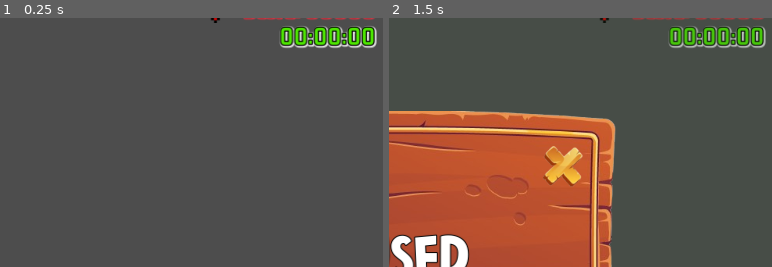
Above: before the commit, frames 1-2 (left to right).
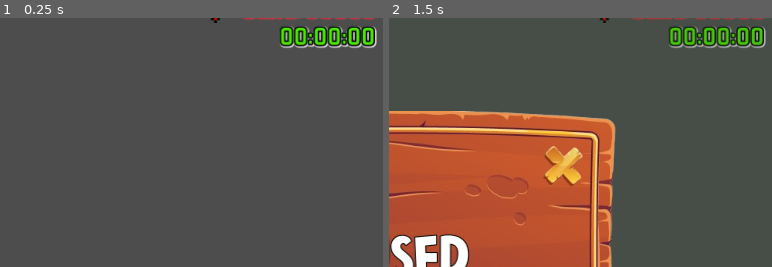
Above: after the commit, the same moments.

Repository: duynguyen-workspace/cosc2634-asm3-team6
Game: Godot game, scene res://models/level_ui/level_ui.tscn
Two runs of this game, one before a commit and one after it. Both use one fixed random seed, a clock stepped at 60 frames per second and the inputs below. The project has no main scene, so this scene is started directly. Sound files missing from this copy of the repository are replaced by a short silence.
Inputs (mouse positions are % of the whole screen's width and height, from its top left):
- Up to frame 1 (0.25 s): no input
- Up to frame 2 (1.5 s): tap Enter at 0.5 s; move the mouse to (73, 54) at 0.52 s; hold D (Right) 0.53-1.25 s; tap Shift (Dash) at 0.6 s; click (73, 54) at 0.67 s; click (3, 7) at 1.25 s
The pictures show only the part of the screen within x 50-100%, y 7-57%; the shares and areas given below are measured in that part.

The runs differ from the first frame. In frame 1, 0.7% of the frame differs, in the area x 72-98%, y 3-12%; in frame 2, 0.6%.
Error in both runs: Invalid access to property or key 'on_level_completed' on a base object of type 'Node (signal_manager.gd)'. (res://views/hud/hud.gd:19)

Commit message:
fix HUD

Diff:
--- a/views/hud/hud.tscn
+++ b/views/hud/hud.tscn
@@ -27,7 +27,7 @@
 font = ExtResource("1_qsimt")
 font_size = 32
 font_color = Color(0.301961, 0.909804, 0, 1)
-outline_size = 6
+outline_size = 8
 outline_color = Color(0.00784314, 0.00784314, 0.00784314, 1)
 shadow_size = 11
 shadow_color = Color(0.941176, 0.941176, 0.941176, 0.913725)
